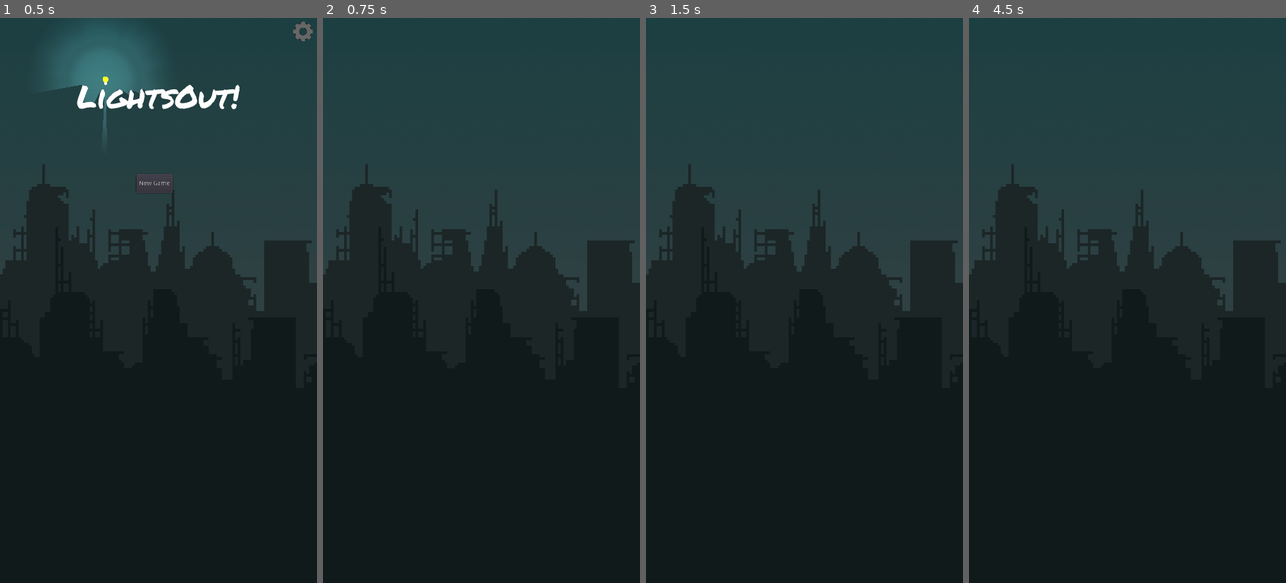
Above: before the commit, frames 1-4 (left to right).
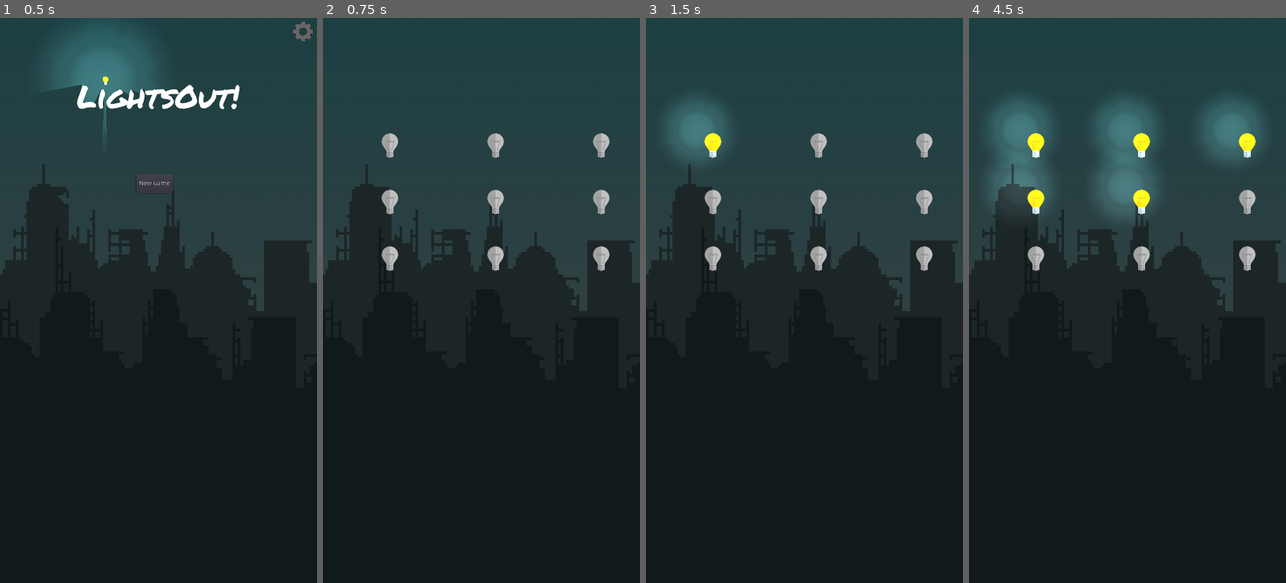
Above: after the commit, the same moments.

Repository: BearDooks/LightsOut3
Game: Godot game, scene res://menus/main_menu/main_menu.tscn
The game is run twice, just before and just after one commit, with the same random seed, the same clock (stepped at 60 frames per second) and the same inputs.
Inputs (mouse positions are in pixels of both pictures, inside the frame that each line leads up to):
- Up to frame 1 (0.5 s): no input
- Up to frame 2 (0.75 s): click "New Game" at 0.5 s
- Up to frame 3 (1.5 s): click (712, 142) at 1.27 s
- Up to frame 4 (4.5 s): click (1140, 142) at 2.02 s; click (1247, 142) at 2.77 s; click (1035, 198) at 3.52 s; click (1140, 198) at 4.27 s

Frame 1 is identical in both runs. In frame 2, 1.4% of the frame differs, in the area x 18-91%, y 20-45%; in frame 3, 2.8%; in frame 4, 8.2%, in the area x 6-93%, y 14-45%.
Error before the commit: Invalid set index 'position' (on base: 'TextureButton (light.gd)') with value of type 'Vector2'. (res://assets/level/level.gd:54)

Commit message:
Fixed - Invalid set index 'position'
Issues fix is listed in issue

Diff:
--- a/assets/level/level.gd
+++ b/assets/level/level.gd
@@ -51,7 +51,7 @@
 		light.name = str("Light",row_num,col_num)
 		light.x_cord = row_num
 		light.y_cord = col_num
-		light.position = Vector2((col_width * col_num)-(col_width/2),(top_limit * row_num) + top_limit)
+		light.rect_position = Vector2((col_width * col_num)-(col_width/2),(top_limit * row_num) + top_limit)
 		lights_node.add_child(light)
 		light_array.append(str(row_num,col_num))
 		if (col_num < grid_length):
